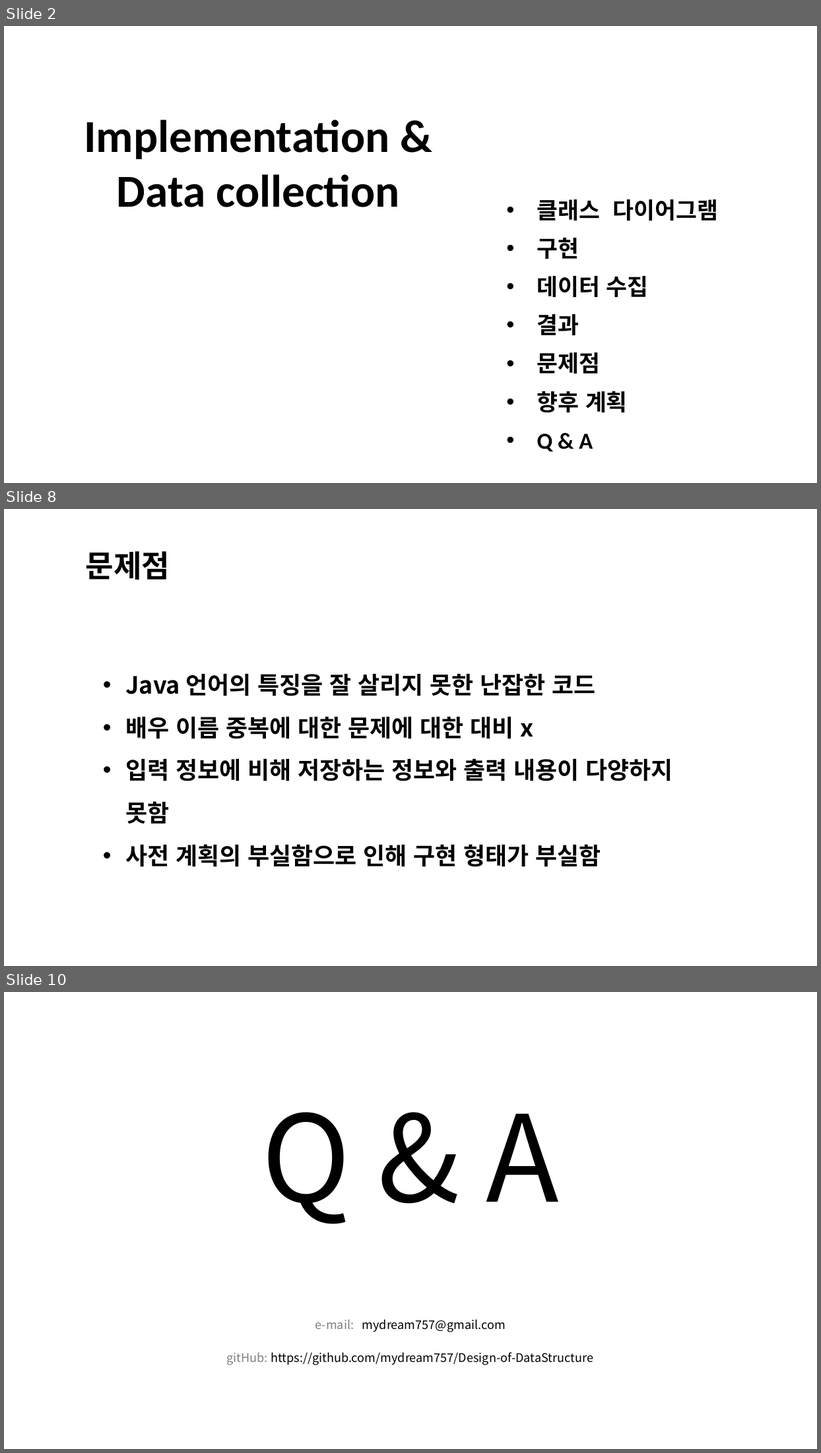
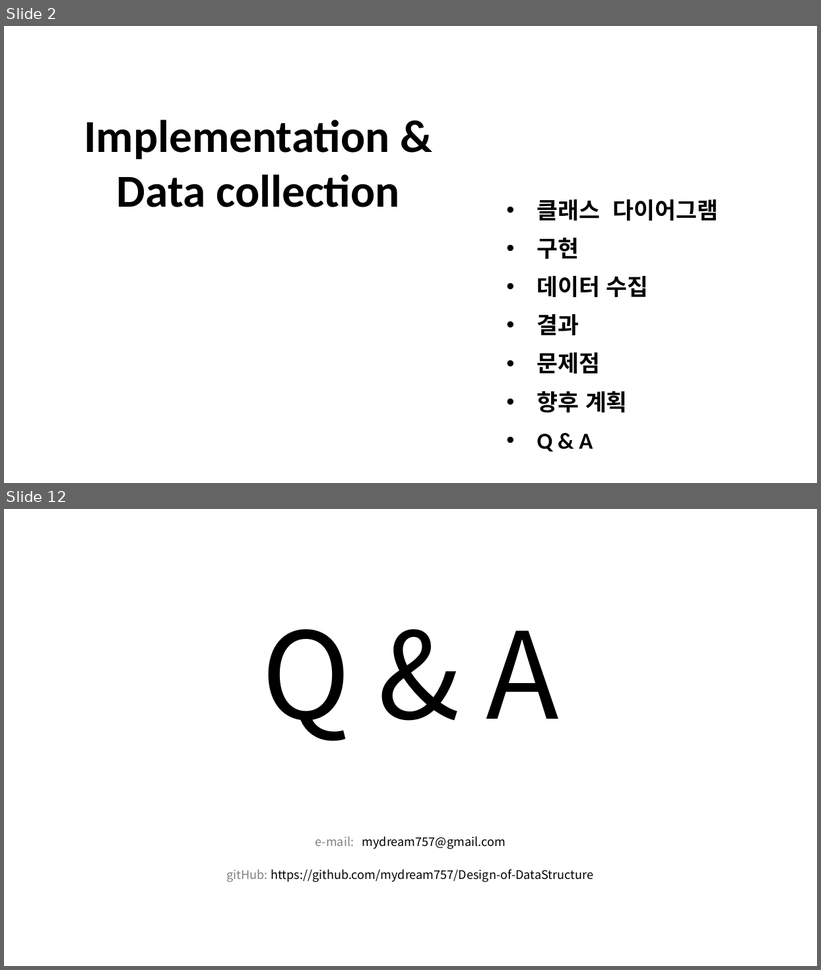
Before and after one commit to mydream757/Design-of-DataStructure, a slide deck: 3. Implementation.pptx. Shown one above the other, each under a label of ours: slides 2, 8 and 10 before the commit, slides 2 and 12 after it; the slides between them are not shown. The pictures are 821x1453 and 821x970 pixels, drawn with LibreOffice and Linux fonts; fonts in the diff are those of the drawing; background and template pictures are left out. Boxes give left, top, right and bottom in pixels: in the first picture for what was removed or moved away, otherwise in the second. Text is boxed around its words. In the diff, an @@ line names an element or a change of style, - is before the commit and + after.

```diff
--- a/3. Implementation.pptx
+++ b/3. Implementation.pptx
@@ slide 8 removed at (4,509,817,966), background picture (left out) @@
@@ text removed at (86,551,170,580) @@
-문제점
@@ text removed at (125,674,673,867) @@
-• Java 언어의 특징을 잘 살리지 못한 난잡한 코드
-• 배우 이름 중복에 대한 문제에 대한 대비 x
-• 입력 정보에 비해 저장하는 정보와 출력 내용이 다양하지 못함
-• 사전 계획의 부실함으로 인해 구현 형태가 부실함
@@ what was slide 10 is now slide 12 @@
```
Also in this commit, not shown: 4 slides changed, 5 slides added, 2 other slides removed.
